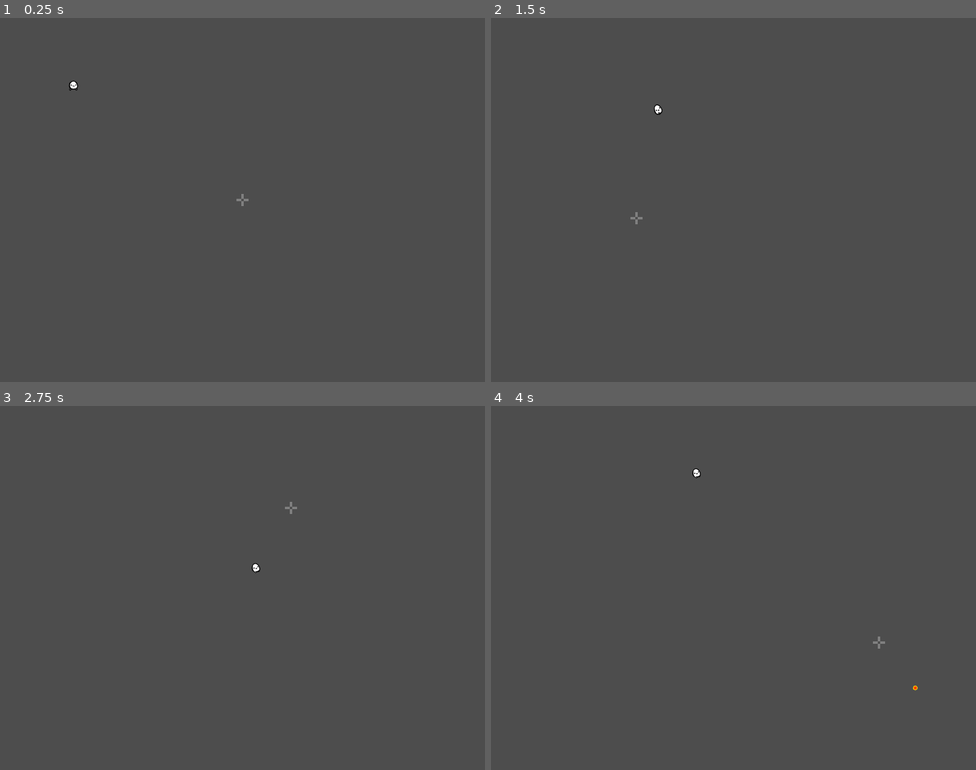
Above: before the commit, frames 1-4 (two rows, left to right).
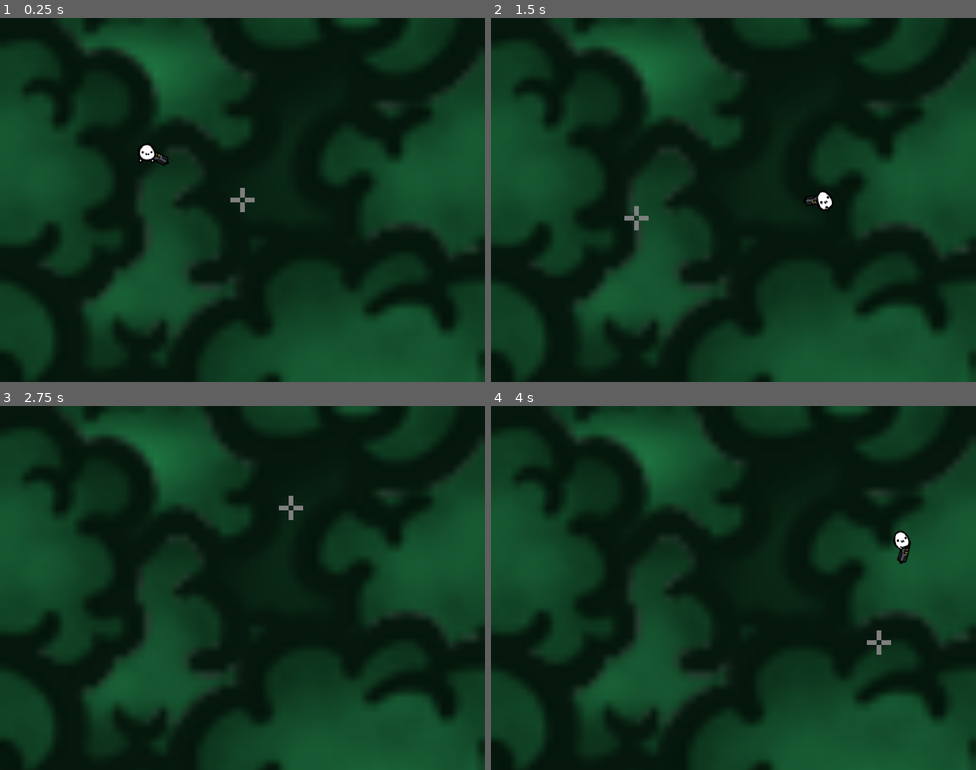
Above: after the commit, the same moments.

Repository: Boyquotes/SquareShooter
Game: Godot game, scene res://main.tscn
Two runs of this game, one before a commit and one after it. Both use one fixed random seed, a clock stepped at 60 frames per second and the inputs below.
Inputs (mouse positions are in pixels of both pictures, inside the frame that each line leads up to):
- Up to frame 1 (0.25 s): no input
- Up to frame 2 (1.5 s): move the mouse to (840, 181) at 0.52 s; hold D (move_right) 0.53-1.28 s; click (840, 181) at 0.6 s; move the mouse to (636, 218) at 1.27 s; hold S (move_down) from 1.28 s (still down); right-click (636, 218) at 1.35 s
- Up to frame 3 (2.75 s): move the mouse to (291, 507) at 2.02 s; release S (move_down) at 2.03 s; hold D (move_right) from 2.03 s (still down); click (291, 507) at 2.1 s
- Up to frame 4 (4 s): move the mouse to (709, 660) at 2.77 s; release D (move_right) at 2.78 s; hold W (move_up) 2.78-3.53 s; right-click (709, 660) at 2.85 s; tap Enter at 3.5 s; move the mouse to (879, 642) at 3.52 s; hold A (move_left) from 3.53 s (still down); click (879, 642) at 3.6 s

The runs differ from the first frame. In frame 1, 100% of the frame differs, in the area x 0-100%, y 0-100%; in frame 2, 100%; in frame 3, 100%; in frame 4, 100%.

Commit message:
there is gun now
and removed some of old and unused sprites

Diff:
--- a/bullet.tscn
+++ b/bullet.tscn
@@ -1,13 +1,14 @@
 [gd_scene load_steps=4 format=3 uid="uid://dy7yvth4nlneu"]
 
-[ext_resource type="Texture2D" uid="uid://bhaqj072qtxmd" path="res://res/bullet.png" id="1_c83j0"]
+[ext_resource type="Texture2D" uid="uid://bdgnq3cdaw3cb" path="res://res/sBullet.png" id="1_gldyi"]
 [ext_resource type="Script" path="res://bullet.gd" id="2_r7qej"]
 
 [sub_resource type="RectangleShape2D" id="RectangleShape2D_1nr57"]
 size = Vector2(2, 2)
 
 [node name="bullet" type="Sprite2D"]
-texture = ExtResource("1_c83j0")
+texture_filter = 1
+texture = ExtResource("1_gldyi")
 script = ExtResource("2_r7qej")
 
 [node name="Area2D" type="Area2D" parent="."]
--- /dev/null
+++ b/gun.tscn
@@ -0,0 +1,9 @@
+[gd_scene load_steps=2 format=3 uid="uid://dy3sf78c2af6r"]
+
+[ext_resource type="Texture2D" uid="uid://d1dyycrof8gtw" path="res://res/sGun.png" id="1_2fone"]
+
+[node name="gun" type="Sprite2D"]
+texture_filter = 1
+texture = ExtResource("1_2fone")
+centered = false
+offset = Vector2(-4, -10)
--- a/main.gd
+++ b/main.gd
@@ -2,17 +2,24 @@
 
 var bullet : PackedScene = preload("res://bullet.tscn")
 var crosshair : Sprite2D
+var gun : Sprite2D
 var player : CharacterBody2D
 var shotgun_clip : int = 8
 
 func _ready() -> void:
 	crosshair = get_node("crosshair")
 	player = get_node("player")
+	gun = get_node("gun")
+
+
+func _physics_process(delta: float) -> void:
+	gun.position = player.position
 
 
 func _process(delta: float) -> void:
 	crosshair.position.x = get_global_mouse_position().x
 	crosshair.position.y = get_global_mouse_position().y
+	gun.look_at(crosshair.position)
 
 	if Input.is_action_just_pressed("lmb"):
 		if (shotgun_clip > 0):
--- a/main.tscn
+++ b/main.tscn
@@ -1,13 +1,40 @@
-[gd_scene load_steps=4 format=3 uid="uid://dwk7ncwppvg5e"]
+[gd_scene load_steps=6 format=3 uid="uid://dwk7ncwppvg5e"]
 
 [ext_resource type="PackedScene" uid="uid://c5nxmpdh08wmu" path="res://player.tscn" id="1_7ugfx"]
 [ext_resource type="Script" path="res://main.gd" id="1_24p03"]
+[ext_resource type="Texture2D" uid="uid://dksujbnsxut7y" path="res://res/sBg.png" id="2_3fgxn"]
+[ext_resource type="PackedScene" uid="uid://dy3sf78c2af6r" path="res://gun.tscn" id="3_3i0n7"]
 [ext_resource type="PackedScene" uid="uid://doywy5g7qmmpi" path="res://crosshair.tscn" id="3_74260"]
 
 [node name="main" type="Node2D"]
 script = ExtResource("1_24p03")
 
+[node name="TextureRect" type="TextureRect" parent="."]
+offset_right = 40.0
+offset_bottom = 40.0
+scale = Vector2(10, 10)
+texture = ExtResource("2_3fgxn")
+
+[node name="ParallaxBackground" type="ParallaxBackground" parent="."]
+
+[node name="ParallaxLayer" type="ParallaxLayer" parent="ParallaxBackground"]
+
+[node name="Sprite2D" type="Sprite2D" parent="ParallaxBackground/ParallaxLayer"]
+visible = false
+texture_filter = 1
+scale = Vector2(10, 10)
+texture = ExtResource("2_3fgxn")
+centered = false
+
+[node name="gun" parent="." instance=ExtResource("3_3i0n7")]
+position = Vector2(193, 177)
+
 [node name="player" parent="." instance=ExtResource("1_7ugfx")]
 position = Vector2(194, 177)
 
 [node name="crosshair" parent="." instance=ExtResource("3_74260")]
+
+[node name="Camera2D" type="Camera2D" parent="."]
+scale = Vector2(1.09873, 0.821838)
+anchor_mode = 0
+zoom = Vector2(2, 2)
--- a/player.tscn
+++ b/player.tscn
@@ -105,8 +105,8 @@
 [node name="AnimatedSprite2D" type="AnimatedSprite2D" parent="."]
 texture_filter = 1
 sprite_frames = SubResource("SpriteFrames_3af0t")
-animation = &"run"
-frame_progress = 0.506249
+animation = &"idle"
+frame_progress = 0.437039
 
 [node name="CollisionShape2D" type="CollisionShape2D" parent="."]
 shape = SubResource("RectangleShape2D_xevut")
Binary file removed: res/bullet.png
Binary file removed: res/player.png
Binary file added: res/sBg.png
Not shown, changed: res/sBg.png.import
Binary file added: res/sBullet.png
Not shown, added: res/sBullet.png.import
Binary file added: res/sGun.png
Not shown, changed: res/sGun.png.import
